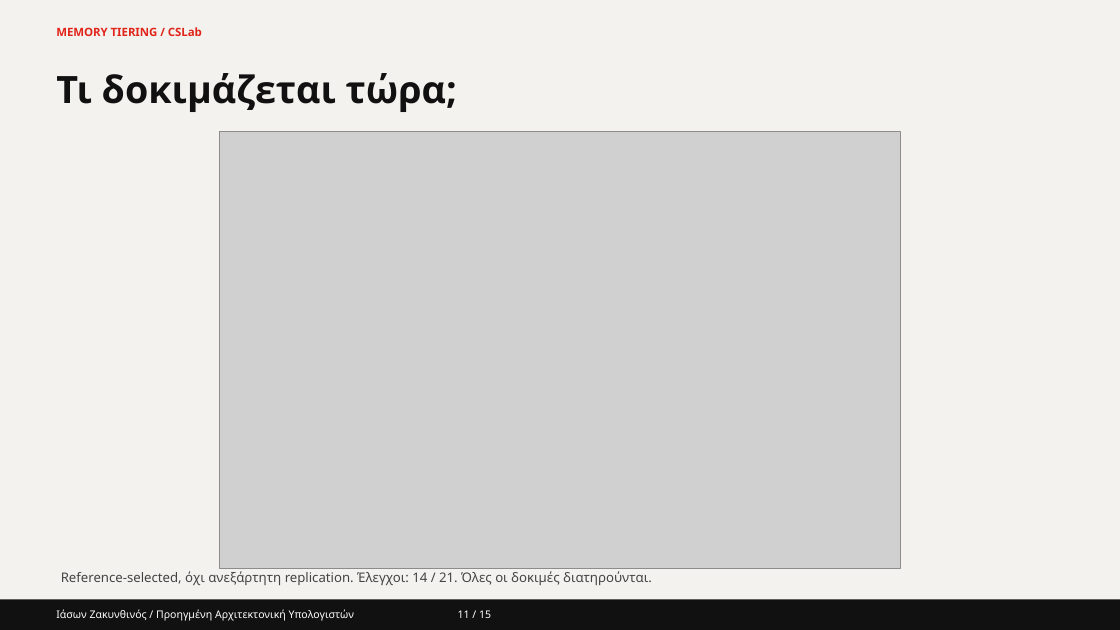
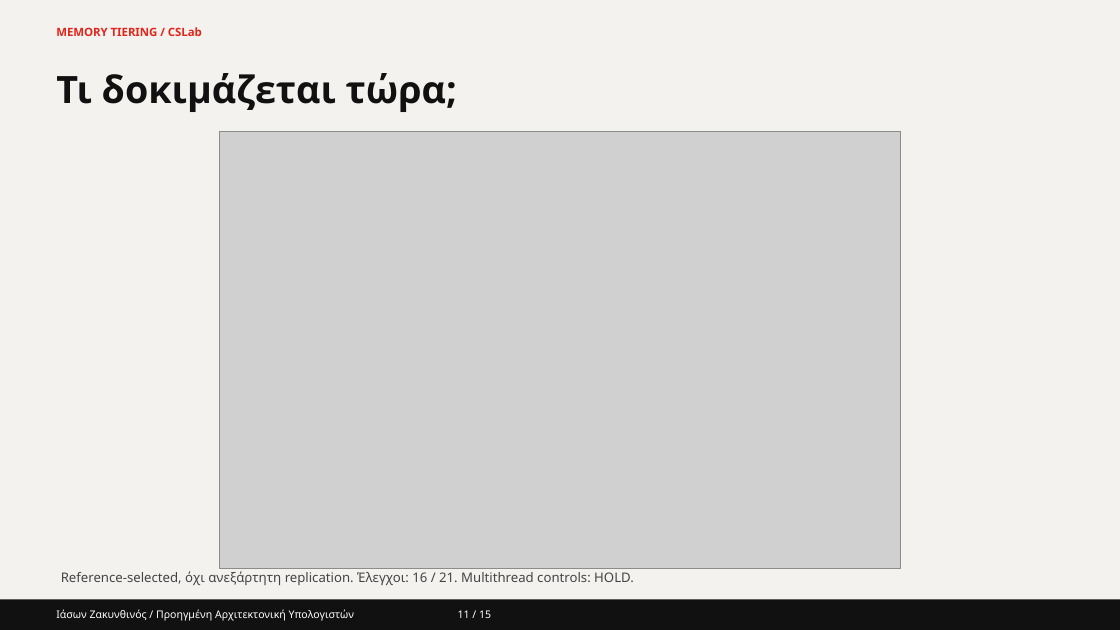
Before and after one commit to Zajason/memory_tiering, a slide deck: slide 11 of presentation/CSLab_Memory_Tiering_Current.pptx. Drawn at 1120x630 pixels with LibreOffice and Linux fonts; fonts in the diff are those of the drawing; grey boxes stand for pictures. Boxes give left, top, right and bottom in pixels: in the first picture for what was removed or moved away, otherwise in the second. Text is boxed around its words. In the diff, an @@ line names an element or a change of style, - is before the commit and + after.

```diff
--- a/presentation/CSLab_Memory_Tiering_Current.pptx
+++ b/presentation/CSLab_Memory_Tiering_Current.pptx
@@ text at (x1=61, y1=571, x2=634, y2=585): text changed @@
-Reference-selected, όχι ανεξάρτητη replication. Έλεγχοι: 14 / 21. Όλες οι δοκιμές διατηρούνται.
+Reference-selected, όχι ανεξάρτητη replication. Έλεγχοι: 16 / 21. Multithread controls: HOLD.
```
Also in this commit, not shown: 14 other files.
